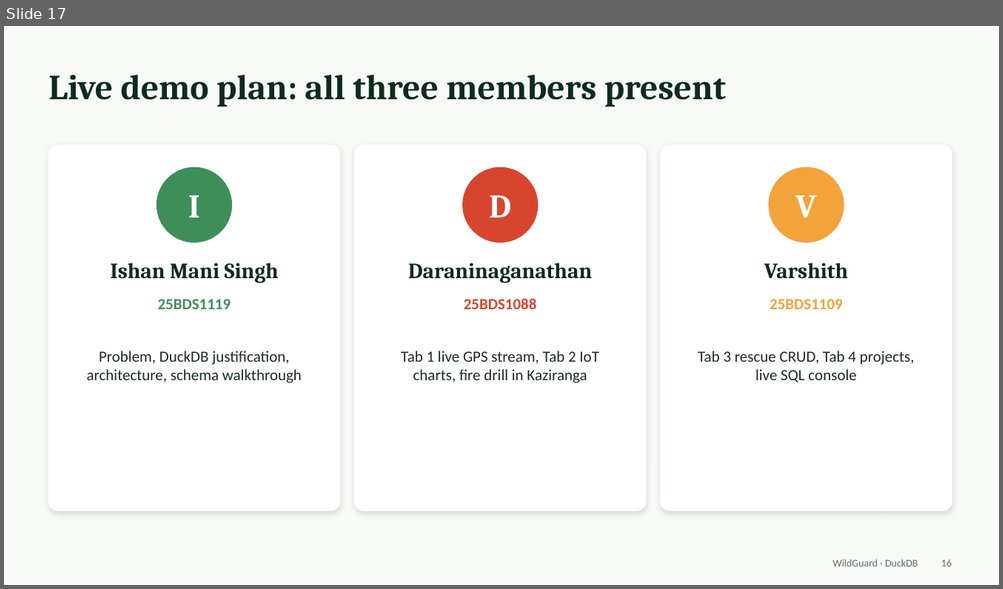
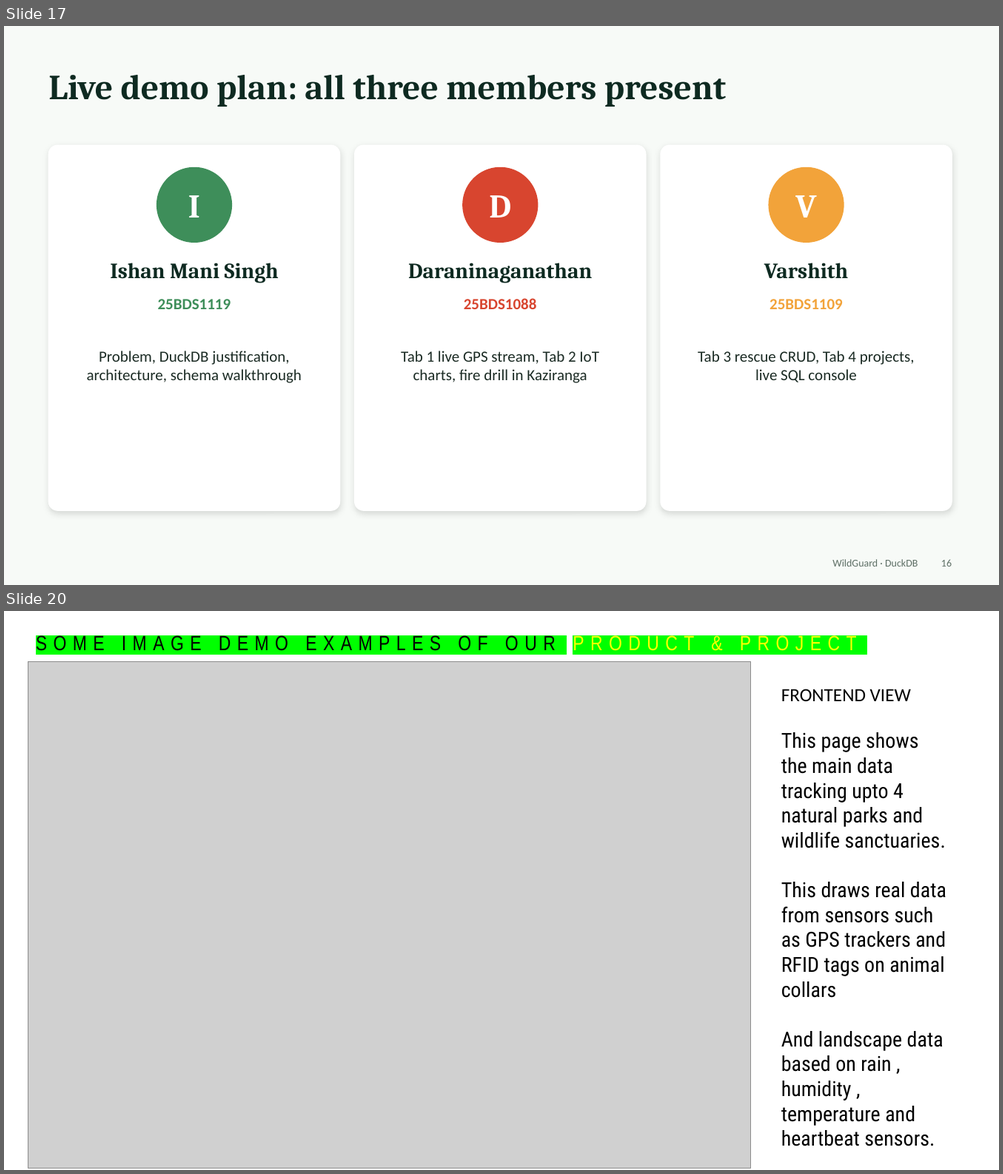
Before and after one commit to Irresistible-Ishan/DBMS-DuckBD-wildlife-monitoring-project-BACSE202, a slide deck: WildGuard_DuckDB_Presentation.pptx. Shown one above the other, each under a label of ours: slide 17 before the commit, slides 17 and 20 after it; the slides between them are not shown. The pictures are 1003x589 and 1003x1174 pixels, drawn with LibreOffice and Linux fonts; fonts in the diff are those of the drawing; grey boxes stand for pictures. Boxes give left, top, right and bottom in pixels: in the first picture for what was removed or moved away, otherwise in the second. Text is boxed around its words. In the diff, an @@ line names an element or a change of style, - is before the commit and + after.

Commit message:
modified ppt and images demo

```diff
--- a/WildGuard_DuckDB_Presentation.pptx
+++ b/WildGuard_DuckDB_Presentation.pptx
@@ slide 20 added at box(4, 611, 999, 1170), background #FFFFFF @@
@@ text added at box(36, 634, 856, 651), 20 pt, text #000000 @@
+SOME IMAGE DEMO EXAMPLES OF OUR PRODUCT & PROJECT
@@ picture added at box(28, 662, 751, 1169) @@
@@ text added at box(781, 689, 946, 1101), 20 pt, text #000000 @@
+FRONTEND VIEW
+This page shows the main data tracking upto 4 natural parks and wildlife sanctuaries.
+This draws real data from sensors such as GPS trackers and RFID tags on animal collars
+And landscape data based on rain , humidity , temperature and heartbeat sensors.
```
Also in this commit, not shown: 1 slide changed, 5 other slides added, 5 other files.
